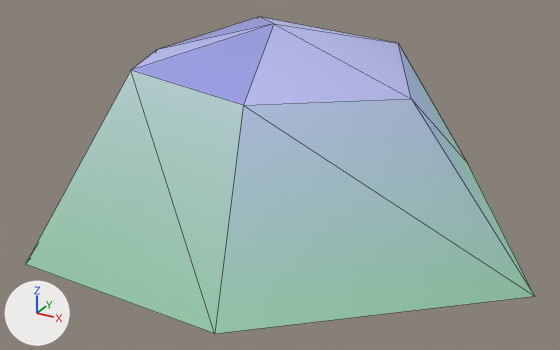
The glTF model world/spring_court/wider/assets/flora/glade/bluebell_patch_b_far.glb, before and after one commit.
Camera for both pictures: a 50 mm lens placed at (0.615, -1.097, 0.639), pointed at (0.038, -0.049, 0.116). Lighting does not change. The marker at lower left points along +X, +Y and +Z. The first picture is the older version. Mesh edges are drawn as thin lines. Vertices at exactly the same position are counted once.

In view in the first picture: 'soft'.
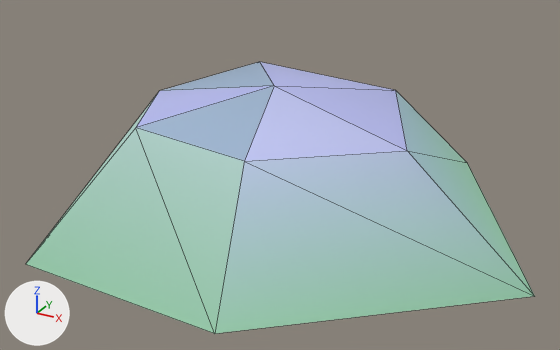
The change, as a diff of the scene's bpy script:
```diff
--- a/world/spring_court/wider/assets/flora/glade/bluebell_patch_b_far.glb.py
+++ b/world/spring_court/wider/assets/flora/glade/bluebell_patch_b_far.glb.py
@@ me_soft @@
 # used by ob_soft; location = (0.0, 0.0, 0.0)
-me_soft.from_pydata(...)  # 13 vertices, 18 faces; spans x -0.404..0.476, y -0.381..0.358, z 0.03..0.357
-me_soft.vertices[0].co = (0.0, 0.0, 0.357)  # pixel (273, 23)
-me_soft.vertices[1].co = (0.067, -0.209, 0.29)  # pixel (243, 105)
-me_soft.vertices[3].co = (0.256, -0.044, 0.283)  # pixel (411, 98)
-me_soft.vertices[5].co = (0.141, 0.204, 0.297)  # pixel (398, 43)
-me_soft.vertices[7].co = (-0.159, 0.224, 0.31)  # pixel (259, 16)
-me_soft.vertices[9].co = (-0.272, 0.038, 0.271)  # pixel (156, 49)
-me_soft.vertices[11].co = (-0.131, -0.207, 0.313)  # pixel (130, 70)
+me_soft.from_pydata(...)  # 13 vertices, 18 faces; spans x -0.404..0.476, y -0.381..0.358, z 0.03..0.252
+# me_soft part 1
+me_soft.vertices[0].co = (0.0, 0.0, 0.252)  # pixel (274, 85)
+me_soft.vertices[1].co = (0.067, -0.209, 0.205)  # pixel (244, 161)
+me_soft.vertices[3].co = (0.256, -0.044, 0.2)  # pixel (407, 150)
+me_soft.vertices[5].co = (0.141, 0.204, 0.21)  # pixel (395, 90)
+me_soft.vertices[7].co = (-0.159, 0.224, 0.219)  # pixel (259, 61)
+me_soft.vertices[9].co = (-0.272, 0.038, 0.191)  # pixel (159, 90)
+me_soft.vertices[11].co = (-0.131, -0.207, 0.221)  # pixel (135, 127)
 me_soft.materials.append(mat_defaultmaterial)
```

Boxes (x1, y1, x2, y2) around the edits, measured in the pictures (560 x 350 px):
'soft', reshaped (14% shorter): before (26, 17, 535, 334); after (26, 62, 535, 334)
